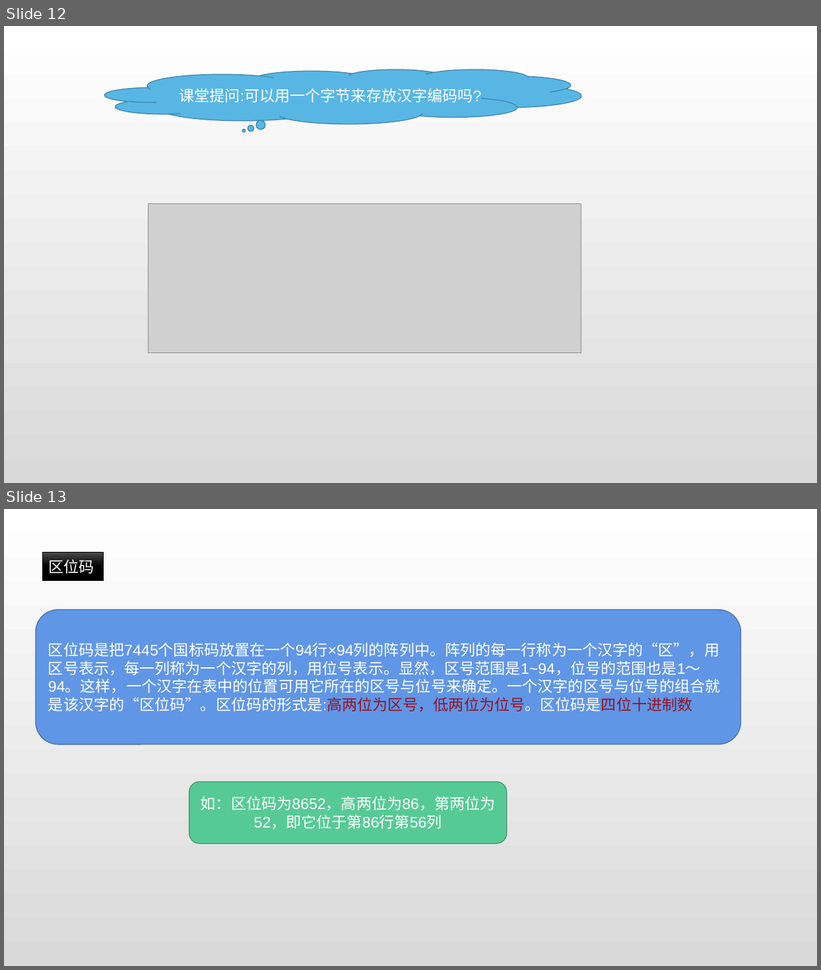
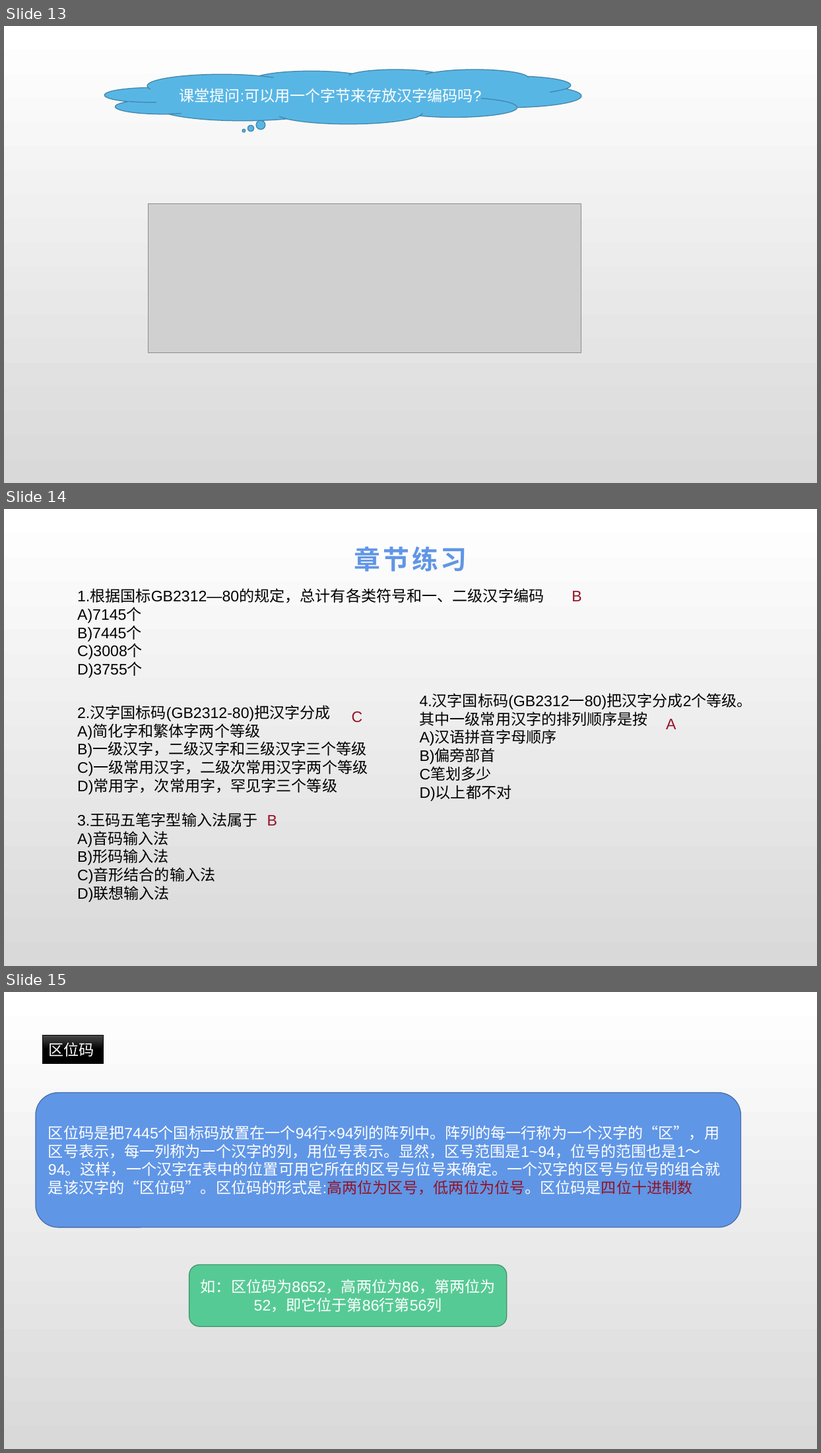
Before and after one commit to cckmit/typora-note, a slide deck: 计算机基础知识/计算机基础/计算机基础知识_第4章.pptx. Shown one above the other, each under a label of ours: slides 12 and 13 before the commit, slides 13, 14 and 15 after it. The pictures are 821x970 and 821x1453 pixels, drawn with LibreOffice and Linux fonts; fonts in the diff are those of the drawing; grey boxes stand for pictures. Boxes give left, top, right and bottom in pixels: in the first picture for what was removed or moved away, otherwise in the second. Text is boxed around its words. In the diff, an @@ line names an element or a change of style, - is before the commit and + after.

```diff
--- a/计算机基础知识/计算机基础/计算机基础知识_第4章.pptx
+++ b/计算机基础知识/计算机基础/计算机基础知识_第4章.pptx
@@ slide 14 added at bbox=[4, 509, 817, 966], background gradient #FFFFFF to #D9D9D9 @@
@@ title added at bbox=[354, 547, 467, 572], 31.1 pt, text #6096E6, bold @@
+章节练习
@@ text added at bbox=[77, 590, 544, 678], 18 pt, text #000000 @@
+1.根据国标GB2312—80的规定，总计有各类符号和一、二级汉字编码
+A)7145个
+B)7445个
+C)3008个
+D)3755个
@@ text added at bbox=[572, 591, 582, 601], 18 pt, text #941225 @@
+B
@@ text added at bbox=[77, 706, 368, 795], 18 pt, text #000000 @@
+2.汉字国标码(GB2312-80)把汉字分成
+A)简化字和繁体字两个等级
+B)一级汉字，二级汉字和三级汉字三个等级
+C)一级常用汉字，二级次常用汉字两个等级
+D)常用字，次常用字，罕见字三个等级
@@ text added at bbox=[420, 694, 752, 801], 18 pt, text #000000 @@
+4.汉字国标码(GB2312一80)把汉字分成2个等级。其中一级常用汉字的排列顺序是按
+A)汉语拼音字母顺序
+B)偏旁部首
+C笔划多少
+D)以上都不对
@@ text added at bbox=[352, 712, 363, 723], 18 pt, text #941225 @@
+C
@@ text added at bbox=[666, 719, 676, 729], 18 pt, text #941225 @@
+A
@@ text added at bbox=[77, 814, 257, 902], 18 pt, text #000000 @@
+3.王码五笔字型输入法属于
+A)音码输入法
+B)形码输入法
+C)音形结合的输入法
+D)联想输入法
@@ text added at bbox=[267, 815, 277, 826], 18 pt, text #941225 @@
+B
@@ what was slide 12 is now slide 13 @@
@@ what was slide 13 is now slide 15 @@
```
Also in this commit, not shown: 5 slides changed, 5 other slides added, 4 other files.
